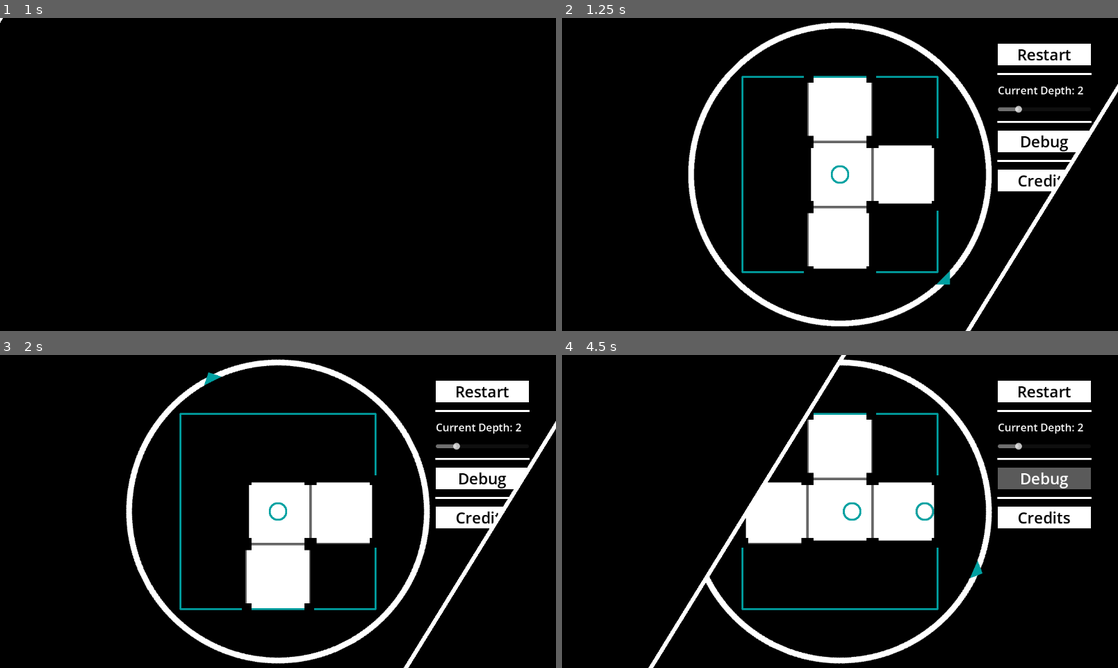
Above: before the commit, frames 1-4 (two rows, left to right).
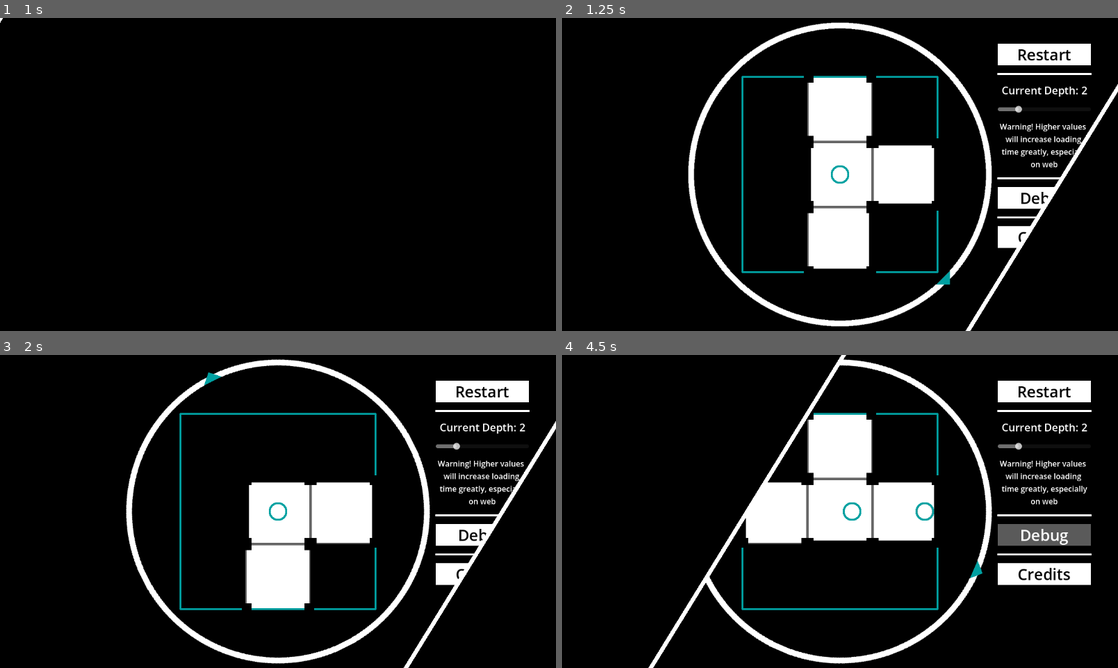
Above: after the commit, the same moments.

Repository: entityJY/hyperedi
Game: Godot game, scene res://ui/start_game.tscn
Two runs of this game, one before a commit and one after it. Both use one fixed random seed, a clock stepped at 60 frames per second and the inputs below. Sound files missing from this copy of the repository are replaced by a short silence.
Inputs:
- Up to frame 1 (1 s): click "Start Game" at 0.5 s
- Up to frame 2 (1.25 s): no input
- Up to frame 3 (2 s): click "Restart" at 1.25 s
- Up to frame 4 (4.5 s): click "Restart" at 2 s; click "Restart" at 2.75 s; hold D (right) 3.53-4.25 s; tap Space (place) at 3.6 s; click "Debug" at 4.25 s

Frame 1 is identical in both runs. In frame 2, 3.1% of the frame differs, in the area x 78-96%, y 21-74%; in frame 3, 3.1%; in frame 4, 5.1%.

Commit message:
feat: add warning message for generating larger maps

Diff:
--- a/ui/ui.tscn
+++ b/ui/ui.tscn
@@ -100,10 +100,20 @@
 layout_mode = 2
 theme_override_font_sizes/font_size = 22
 text = "Current Depth: "
+horizontal_alignment = 1
 
 [node name="DepthSlider" type="HSlider" parent="PanelContainer/MarginContainer/HBoxContainer/MarginContainer2/VBoxContainer2" unique_id=1278360574]
 layout_mode = 2
 max_value = 10.0
+
+[node name="DepthLabel2" type="Label" parent="PanelContainer/MarginContainer/HBoxContainer/MarginContainer2/VBoxContainer2" unique_id=1886522556]
+layout_mode = 2
+theme_override_font_sizes/font_size = 16
+text = "Warning! Higher values
+will increase loading
+time greatly, especially
+on web"
+horizontal_alignment = 1
 
 [node name="VSeparator2" type="HSeparator" parent="PanelContainer/MarginContainer/HBoxContainer/MarginContainer2/VBoxContainer2" unique_id=1254290010]
 layout_mode = 2
